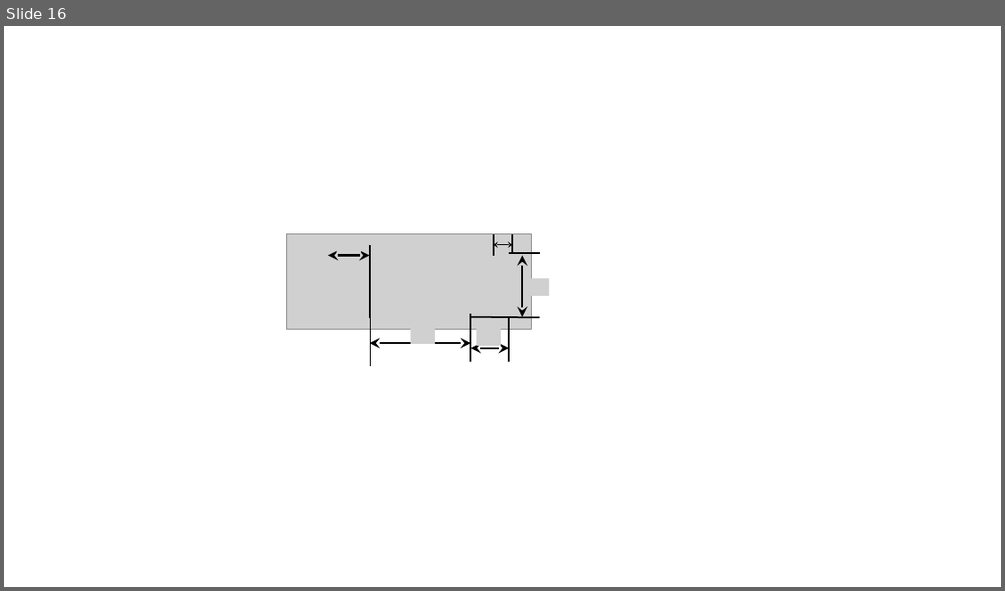
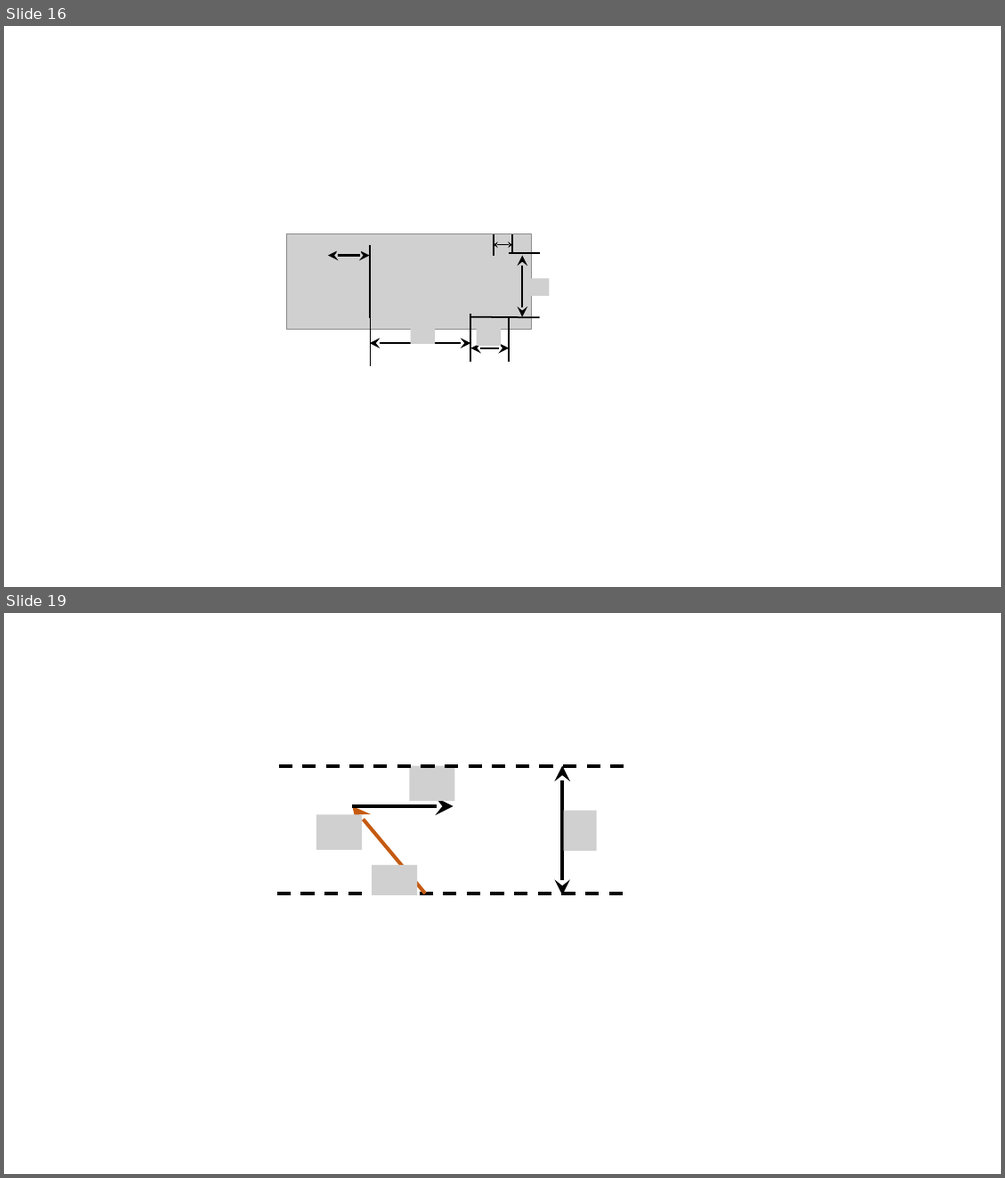
Before and after one commit to savchenko-physics/savchenko-physics.github.io, a slide deck: volunteer/Drawings.pptx. Shown one above the other, each under a label of ours: slide 16 before the commit, slides 16 and 19 after it; the slides between them are not shown. The pictures are 1005x591 and 1005x1178 pixels, drawn with LibreOffice and Linux fonts; fonts in the diff are those of the drawing; grey boxes stand for pictures; background and template pictures are left out. Boxes give left, top, right and bottom in pixels: in the first picture for what was removed or moved away, otherwise in the second. Text is boxed around its words. In the diff, an @@ line names an element or a change of style, - is before the commit and + after.

```diff
--- a/volunteer/Drawings.pptx
+++ b/volunteer/Drawings.pptx
@@ slide 19 added at <box>4,613,1001,1174</box>, background #FFFFFF @@
@@ line added from (278, 765) to (631, 765), #000000 3.25 pt dashed @@
@@ picture added at <box>409,765,455,801</box> @@
@@ double arrow added from (563, 765) to (563, 895), #000000 3 pt @@
@@ picture added at <box>316,815,362,850</box> @@
@@ arrow added from (425, 893) to (353, 806), #C55A11 3.5 pt @@
@@ arrow added from (353, 806) to (453, 806), #000000 3.5 pt @@
@@ picture added at <box>563,811,596,851</box> @@
@@ picture added at <box>372,865,418,895</box> @@
@@ arc (boxed as its full ellipse) added at <box>403,873,430,900</box>, outline #000000 1.75 pt @@
@@ line added from (277, 893) to (629, 893), #000000 3.25 pt dashed @@
```
Also in this commit, not shown: 1 slide changed, 1 other slide added, 13 other files.
